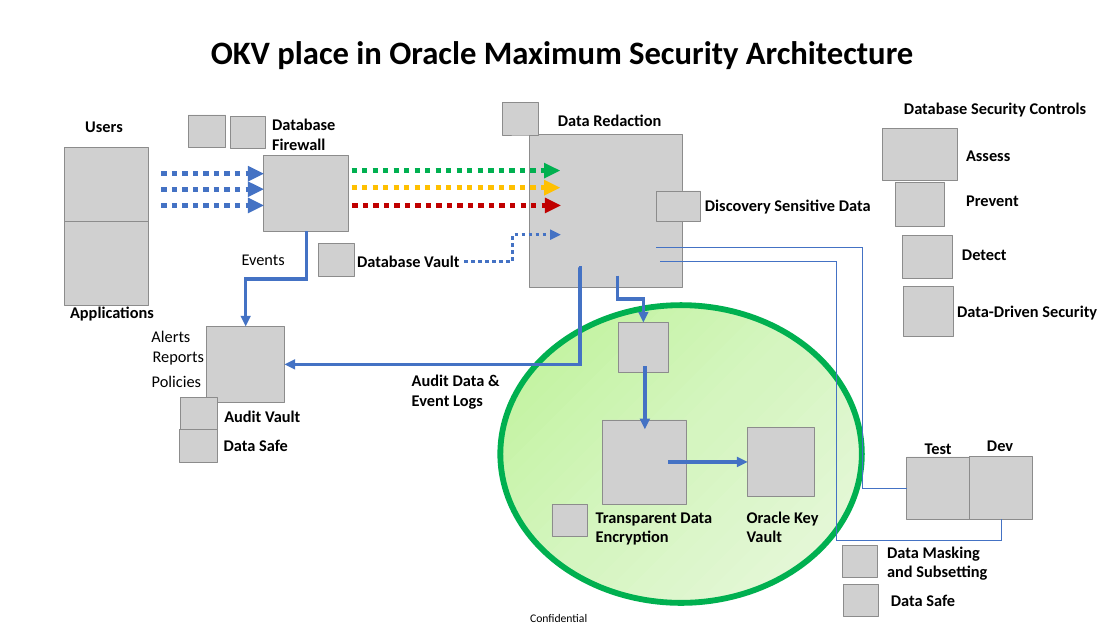
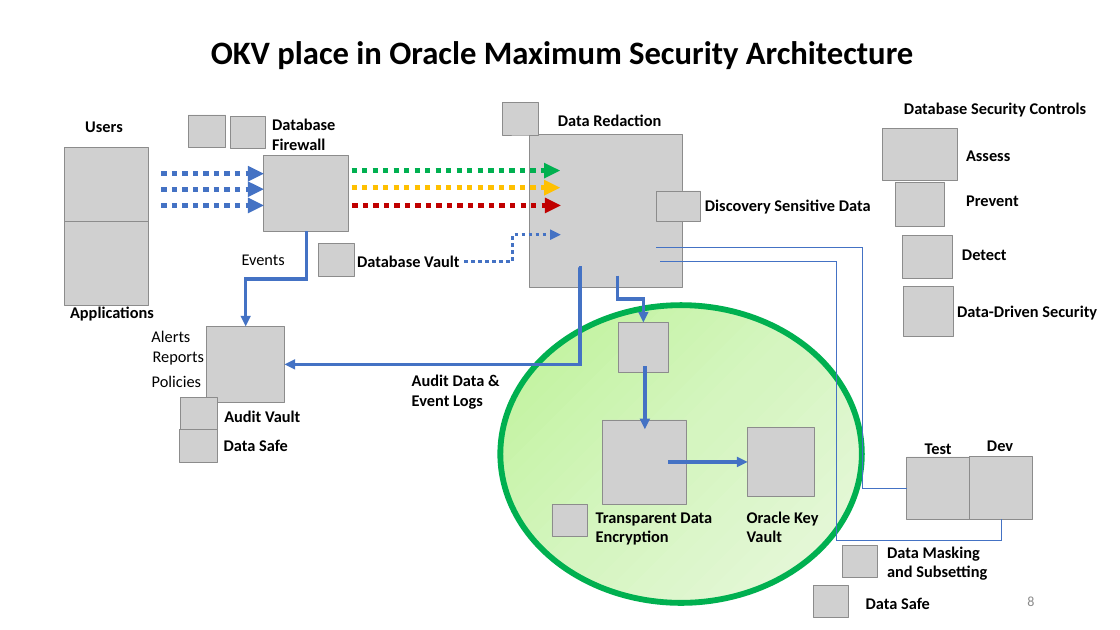
Before and after one commit to zizu1985/DOAG_OKV_EXACC, a slide deck: slide 8 of Oracle_Key_Vault_Overview.pptx (slide 7 before the commit). Drawn at 1120x630 pixels with LibreOffice and Linux fonts; fonts in the diff are those of the drawing; grey boxes stand for pictures; background and template pictures are left out. Boxes give left, top, right and bottom in pixels: in the first picture for what was removed or moved away, otherwise in the second. Text is boxed around its words. In the diff, an @@ line names an element or a change of style, - is before the commit and + after.

```diff
--- a/Oracle_Key_Vault_Overview.pptx
+++ b/Oracle_Key_Vault_Overview.pptx
@@ picture: place and size @@
-picture at <box>844,584,879,616</box>
+picture at <box>813,586,849,618</box>
@@ text "Data Safe": place and size @@
-text "Data Safe" at <box>891,594,955,606</box>
+text "Data Safe" at <box>866,597,930,609</box>
@@ page number added at <box>1027,596,1034,606</box>, 12 pt, text #8C8C8C @@
+8
@@ text removed at <box>530,614,587,622</box> @@
-Confidential
```
Also in this commit, not shown: 8 other slides changed, 2 slides added, 1 slide removed.
